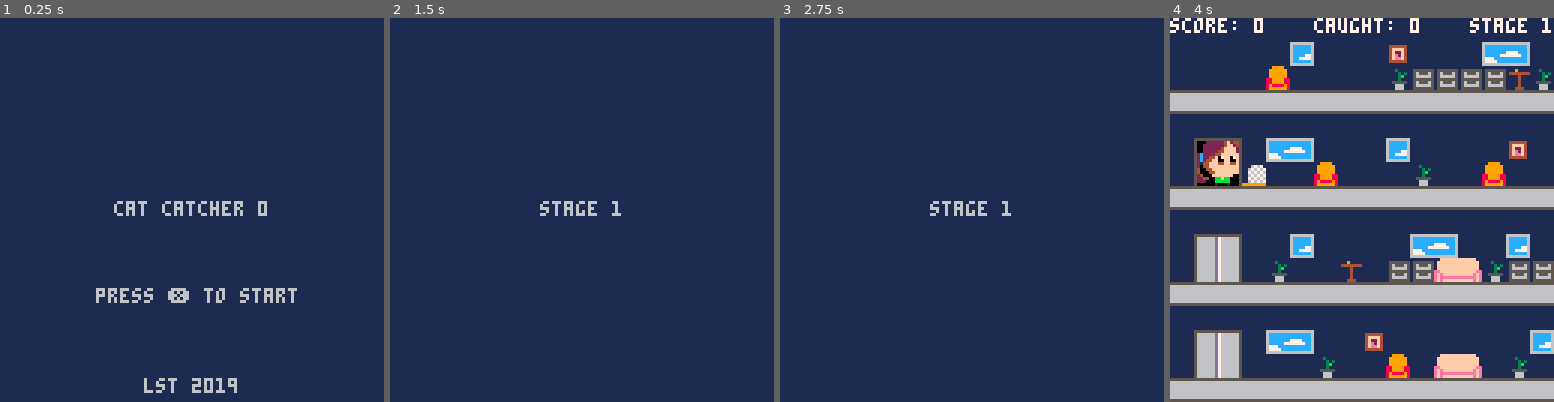
Above: before the commit, frames 1-4 (left to right).
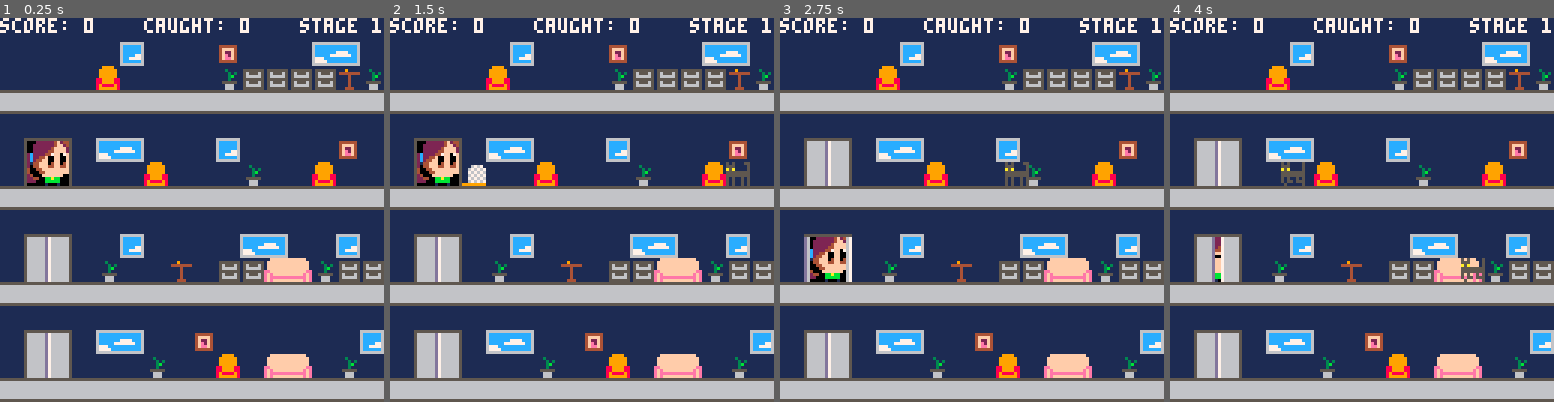
Above: after the commit, the same moments.

Repository: leonardost/cat-catcher-0
Game: PICO-8 cartridge cat_catcher_0.p8
Two runs of this game, one before a commit and one after it. Both use one fixed random seed, a clock stepped at 60 frames per second and the inputs below.
Inputs:
- Up to frame 1 (0.25 s): no input
- Up to frame 2 (1.5 s): tap O (Z key) at 0.33, 0.7, 1.43 s; tap X (X key) at 1.07 s
- Up to frame 3 (2.75 s): hold Left 1.97-2.37 s; tap X (X key) at 2.07, 2.4, 2.73 s; tap O (Z key) at 2.22 s; hold Down from 2.42 s (still down)
- Up to frame 4 (4 s): release Down at 2.82 s; hold Right 2.87-3.53 s; tap X (X key) at 3.07, 3.4, 3.73 s; tap O (Z key) at 3.1, 3.98 s; hold Up from 3.58 s (still down)

The runs differ from the first frame. In frame 1, 41% of the frame differs, in the area x 0-100%, y 0-100%; in frame 2, 43%; in frame 3, 43%; in frame 4, 2.4%.

Commit message:
Refactor cat actors code, create stage transition, start coding stage 2

Diff:
--- a/cat_catcher_0.p8
+++ b/cat_catcher_0.p8
@@ -47,7 +47,7 @@
   3 = stage clear
   4 = ending
   --]]
-  game_state = 0
+  game_state = 2
 
   girl = girl_actor(8, floor_base_y + 32 * current_floor)
   add(actors, girl)
@@ -62,7 +62,7 @@
     2 = big black
     3 = big brown
 				format:
-				{ cat_code, ticker, floor }
+				{ cat_code, tick, floor }
 				if floor == -1 then the floor
 				on which the cat will appear is
 				randomized
@@ -88,7 +88,27 @@
     { 0, 1020, 0 },
     { 0, 1050, 2 },
     { 0, 1080, 1 },
---    { 1, 820, 2 },
+  }
+  cat_generation[2] = {
+    { 0, 30, 0 },
+    { 0, 90, 2 },
+    { 0, 150, 1 },
+    { 0, 210, 1 },
+--    { 0, 210, 0 },
+--    { 0, 270, 1 },
+--    { 0, 330, 2 },
+--    { 0, 360, 1 },
+--    { 1, 430, 0 },
+--    { 1, 480, 0 },
+--    { 1, 500, 1 },
+--    { 1, 520, 2 },
+--    { 2, 540, 0 },
+--    { 1, 580, 1 },
+--    { 3, 700, 1 },
+--    { 2, 860, 2 },
+--    { 0, 1020, 0 },
+--    { 0, 1050, 2 },
+--    { 0, 1080, 1 },
   }
 
   -- cats used for testing
@@ -123,16 +143,19 @@
     end
     return
   elseif game_state == 1 then
+    -- stage introduction
   	 if t == 60 then
   	   game_state = 2
   	   t = 0
   	 end
 	   return
   elseif game_state == 3 then
+    -- stage clear
   	 if t == 60 then
   	   game_state = 1
-  	   stage = 1
   	   t = 0
+  	   caught_cats = 0
+      stage += 1
   	 end
   	 return
   end
@@ -304,7 +327,22 @@
     print("stage clear!", 40, 61)
   elseif game_state == 2 then
 
-		  map(0, 0, 0, 0, 16, 16)
+    if stage == 2 then
+      cls(2)
+    end
+		  map((stage - 1) * 16, 0, 0, 0, 16, 16)
+		  if stage == 2 then
+		    -- vine 1
+		    line(95, 88, 63, 120, 3)
+		    line(96, 88, 64, 120, 11)
+		    line(97, 88, 65, 120, 3)
+
+      -- vine 2
+		    line(71, 88, 39, 56, 3)
+		    line(72, 88, 40, 56, 11)
+		    line(73, 88, 41, 56, 3)
+		  end
+
 		  rectfill(girl.x + 1, girl.y + 1, girl.x + 15, girl.y + 15, 0)
 		  for gfx in all(actors) do
 		    if gfx.draw != nil then
@@ -323,76 +361,6 @@
 		  print("stage " .. stage, 100, 0, 7)
 
 		end
-end
-
--->8
-function sprite(w, h, sprites, transparent_color)
-  local w = w
-  local h = h
-  local sprites = sprites
-  local self = {}
-  local transparent_color = transparent_color
-
-  function self.draw(x, y)
-	   if transparent_color != nil then
-      palt(transparent_color, true)
-      palt(0, false)
-    end
-    for i = 0, h - 1 do
-	     for j = 0, w - 1 do
-	       spr(
-  	       sprites[i * w + j + 1],
-  	       x + j * 8,
-  	       y + i * 8
-  	     )
-  	   end
-  	 end
-    palt()
-  end
-
-  return self
-end
-
--->8
-function animation()
-  local sprites = {}
-  local durations = {}
-  local number_of_sprites = 0
-  local current_frame = 1
-  local ticks = 0
-  local finished_callback = nil
-
-  local self = {}
-  function self.add_frame(sprite, duration)
-    add(sprites, sprite)
-    add(durations, duration)
-    number_of_sprites += 1
-  end
-  function self.set_finished_callback(callback)
-    finished_callback = callback
-  end
-  function self.start()
-    ticks = 0
-    current_frame = 1
-  end
-  function self.update()
-    ticks += 1
-    if ticks >= durations[current_frame] then
-      current_frame += 1
-      if current_frame > number_of_sprites then
-        current_frame = 1
-        if finished_callback != nil then
-          finished_callback()
-        end
-      end
-      ticks = 0
-    end
-  end
-	 function self.draw(x, y)
-	   sprites[current_frame].draw(x, y)
-	 end
-
-  return self
 end
 
 -->8
@@ -520,6 +488,96 @@
 end
 
 -->8
+function sprite(w, h, sprites, transparent_color)
+  local w = w
+  local h = h
+  local sprites = sprites
+  local self = {}
+  local transparent_color = transparent_color
+
+  function self.draw(x, y)
+	   if transparent_color != nil then
+      palt(transparent_color, true)
+      palt(0, false)
+    end
+    for i = 0, h - 1 do
+	     for j = 0, w - 1 do
+	       spr(
+  	       sprites[i * w + j + 1],
+  	       x + j * 8,
+  	       y + i * 8
+  	     )
+  	   end
+  	 end
+    palt()
+  end
+
+  return self
+end
+
+function animation()
+  local sprites = {}
+  local durations = {}
+  local number_of_sprites = 0
+  local current_frame = 1
+  local ticks = 0
+  local finished_callback = nil
+
+  local self = {}
+  function self.add_frame(sprite, duration)
+    add(sprites, sprite)
+    add(durations, duration)
+    number_of_sprites += 1
+  end
+  function self.set_finished_callback(callback)
+    finished_callback = callback
+  end
+  function self.start()
+    ticks = 0
+    current_frame = 1
+  end
+  function self.update()
+    ticks += 1
+    if ticks >= durations[current_frame] then
+      current_frame += 1
+      if current_frame > number_of_sprites then
+        current_frame = 1
+        if finished_callback != nil then
+          finished_callback()
+        end
+      end
+      ticks = 0
+    end
+  end
+	 function self.draw(x, y)
+	   sprites[current_frame].draw(x, y)
+	 end
+
+  return self
+end
+
+function state(name, animation)
+  local self = {
+    name = name,
+    animation = animation
+  }
+
+  function self.set_finished_callback(callback)
+    animation.set_finished_callback(callback)
+  end
+  function self.start()
+    animation.start()
+  end
+  function self.update()
+    animation.update()
+  end
+  function self.draw(x, y)
+    animation.draw(x, y)
+  end
+
+  return self
+end
+
 function actor(x, y, states)
   local states = states
   local self = {
@@ -548,33 +606,10 @@
 end
 
 -->8
-function state(name, animation)
-  local self = {
-    name = name,
-    animation = animation
-  }
-
-  function self.set_finished_callback(callback)
-    animation.set_finished_callback(callback)
-  end
-  function self.start()
-    animation.start()
-  end
-  function self.update()
-    animation.update()
-  end
-  function self.draw(x, y)
-    animation.draw(x, y)
-  end
-
-  return self
-end
-
--->8
-function cat_actor(floor)
+function base_cat_actor(sprites, floor)
   local life = 1
-  local cat1 = sprite(1, 1, { 1 })
-  local cat2 = sprite(1, 1, { 2 })
+  local cat1 = sprites[1]
+  local cat2 = sprites[2]
   local animation = animation()
   animation.add_frame(cat1, 8)
   animation.add_frame(cat2, 8)
@@ -588,6 +623,30 @@
     { walking }
   )
 
+  function cat.caught()
+    life -= 1
+    if life == 0 then
+      sfx(8)
+      return true
+    end
+    return false
+  end
+
+  cat.is_cat = true
+  cat.floor = floor
+	 cat.is_vulnerable = true
+	 cat.value = 10
+
+  return cat
+end
+
+function cat_actor(floor)
+  local sprites = {
+    sprite(1, 1, { 1 }),
+    sprite(1, 1, { 2 }),
+  }
+  local cat = base_cat_actor(sprites, floor)
+
   function cat.update()
     cat.update_state()
     cat.x -= 1
@@ -596,39 +655,15 @@
     end
   end
 
-  function cat.caught()
-    life -= 1
-    if life == 0 then
-      sfx(8)
-      return true
-    end
-    return false
-  end
-
-  cat.is_cat = true
-  cat.floor = floor
-	 cat.is_vulnerable = true
-	 cat.value = 10
-
   return cat
 end
 
 function cat_actor2(floor)
-  local life = 1
-  local cat1 = sprite(1, 1, { 10 })
-  local cat2 = sprite(1, 1, { 11 })
-  local animation = animation()
-  animation.add_frame(cat1, 8)
-  animation.add_frame(cat2, 8)
-  local walking = state(
-  	 "walking",
-  	 animation
-  )
-  local cat = actor(
-    128,
-    floor_base_y + 8 + floor * 32,
-    { walking }
-  )
+  local sprites = {
+    sprite(1, 1, { 10 }),
+    sprite(1, 1, { 11 }),
+  }
+  local cat = base_cat_actor(sprites, floor)
 
   function cat.update()
     cat.update_state()
@@ -638,27 +673,15 @@
     end
   end
 
-  function cat.caught()
-    life -= 1
-    if life == 0 then
-      sfx(8)
-      return true
-    end
-    return false
-  end
-
-  cat.is_cat = true
-  cat.floor = floor
-  cat.is_vulnerable = true
-  cat.value = 10
+  cat.value = 30
 
   return cat
 end
 
-function bigcat_actor(floor)
+function base_bigcat_actor(sprites, floor)
   local life = 3
-  local cat1 = sprite(2, 2, { 16, 17, 32, 33 })
-  local cat2 = sprite(2, 2, { 18, 19, 34, 35 })
+  local cat1 = sprites[1]
+  local cat2 = sprites[2]
   local animation_walk = animation()
   animation_walk.add_frame(cat1, 8)
   animation_walk.add_frame(cat2, 8)
@@ -667,7 +690,7 @@
   	 animation_walk
   )
 
-  local stun1 = sprite(2, 2, { 98, 99, 114, 115 })
+  local stun1 = sprites[3]
   local animation_stunned = animation()
   animation_stunned.add_frame(stun1, 30)
   local stunned = state(
@@ -720,69 +743,25 @@
   return bigcat
 end
 
+function bigcat_actor(floor)
+  local sprites = {
+    -- walking
+    sprite(2, 2, { 16, 17, 32, 33 }),
+    sprite(2, 2, { 18, 19, 34, 35 }),
+    -- stunned
+    sprite(2, 2, { 98, 99, 114, 115 }),
+  }
+  local bigcat = base_bigcat_actor(sprites, floor)
+  return bigcat
+end
+
 function bigcat_actor2(floor)
-  local life = 3
-
-  local cat1 = sprite(2, 2, { 64, 65, 80, 81 })
-  local cat2 = sprite(2, 2, { 66, 67, 82, 83 })
-  local animation_walk = animation()
-  animation_walk.add_frame(cat1, 8)
-  animation_walk.add_frame(cat2, 8)
-  local walking = state(
-  	 "walking",
-  	 animation_walk
-  )
-
-  local stun1 = sprite(2, 2, { 100, 101, 116, 117 })
-  local animation_stunned = animation()
-  animation_stunned.add_frame(stun1, 30)
-  local stunned = state(
-    "stunned",
-    animation_stunned
-  )
-
-  local bigcat = actor(
-    128,
-    floor_base_y + floor * 32,
-    { walking, stunned }
-  )
-
-  stunned.set_finished_callback(function()
-    bigcat.change_to_state(1)
-    bigcat.is_vulnerable = true
-  end)
-
-  function bigcat.update()
-    bigcat.update_state()
-
-    if bigcat.current_state == 1 then
-		    bigcat.x -= 1
-		    if bigcat.x < -16 then
-		      bigcat.x = 128
-		    end
-		  elseif bigcat.current_state == 2 then
-		    -- stunned
-		    bigcat.x += 1
-      -- todo: implement bumps with gravity
-    end
-  end
-
-  function bigcat.caught()
-    life -= 1
-    bigcat.change_to_state(2)
-    bigcat.is_vulnerable = false
-    if life == 0 then
-      sfx(8)
-      return true
-    end
-    return false
-  end
-
-  bigcat.is_cat = true
-  bigcat.floor = floor
-  bigcat.is_vulnerable = true
-  bigcat.value = 50
-
+  local sprites = {
+    sprite(2, 2, { 64, 65, 80, 81 }),
+    sprite(2, 2, { 66, 67, 82, 83 }),
+    sprite(2, 2, { 100, 101, 116, 117 }),
+  }
+  local bigcat = base_bigcat_actor(sprites, floor)
   return bigcat
 end
 
@@ -926,11 +905,11 @@
 77000077074000740000007704470077110000110d1000d1000000dd011d00ddefeffffffffffefe05555500000000000b0044000bbbbb000000000000000000
 5555555000000005500000050000000070000007000000005555555555555555000000000000000033333333333333330000ff000000000000000000b0000000
 5600006500000005550000550000665544000044000077445666666d7666666500000055555550003b33b3bbb33bb3bb0000440000000000000008000b000000
-5060060500000005555005550000655544400444000074445666666d766666650000055775775500bbbbbbbbbbbbbbbb00004400000000000000b00000b00003
-5006700500000005555555550000005544444444000000445666666d766666650055557775777500bbbbbbbbbb3bb9ab0000ff0000000300000b0000000b00b0
+5060060500000005555005550000655544400444000074445666666d766666650000055775775500bbbbbb4bbbbbbbbb00004400000000000000b00000b00003
+5006700500000005555555550000005544444444000000445666666d7666666500555577757775004bbbbbbbbb3bb9ab0000ff0000000300000b0000000b00b0
 5006600500000005555555550000005544444444000000445666666d766666650557757775777500bbbb3bbbbbb3b3bb000044000300b000000b0300000b0b00
 50600605000000055a5555a5500000554a4444a4400000445666666d766666650577755775775550b3bbbbbbbbab3bbb0000440000b0b0000003b030bb03b000
-560000650000000555a55a555555555544a44a44447474445666666d766666650577755555555755bbbbbbbbbbbb3bbb0000ff00000b00000030b00000bbb3bb
+560000650000000555a55a555555555544a44a44447474445666666d766666650577755555555755bbbbb3bbbbbb3bbb0000ff00000b00000030b00000bbb3bb
 0555555500000005555e55555555555544494444444747445666666d766666650557555777557775bbbbbb3bbbb3bbbb00004400000b00000000b00000033000
 5000000055555550655555666555555574444477744444445666666d7666666500005577777557750000000000000000000000b3000000000000000000000000
 5000000056000065555555555555555544444444444444445666666d766666650005577777775555000000000000000000000b33000000000000000000000000
@@ -1084,8 +1063,8 @@
 007677004b00004a00494958594b4949007677006e6d000000006c00006c6e00000000000000000000000000000000000000000000000000000000000000000000000000000000000000000000000000000000000000000000000000000000000000000000000000000000000000000000000000000000000000000000000000
 060606060606060606060606060606066a6a6a6a6a6b6a6a6a6a6a6b6a6a6a6a000000000000000000000000000000000000000000000000000000000000000000000000000000000000000000000000000000000000000000000000000000000000000000000000000000000000000000000000000000000000000000000000
 0000000000000000000000000000000000000000000000000000000000000000000000000000000000000000000000000000000000000000000000000000000000000000000000000000000000000000000000000000000000000000000000000000000000000000000000000000000000000000000000000000000000000000
-006667004d4e00004f0000000000004c006667000000005c0000000000000000000000000000000000000000000000000000000000000000000000000000000000000000000000000000000000000000000000000000000000000000000000000000000000000000000000000000000000000000000000000000000000000000
-0076770000004b000048005859004b00007677000000006c00006d00006f006e000000000000000000000000000000000000000000000000000000000000000000000000000000000000000000000000000000000000000000000000000000000000000000000000000000000000000000000000000000000000000000000000
+006667004d4e00004f0000000000004c0066670000005c000000000000000000000000000000000000000000000000000000000000000000000000000000000000000000000000000000000000000000000000000000000000000000000000000000000000000000000000000000000000000000000000000000000000000000
+0076770000004b000048005859004b000076770000006c0000006d00006f006e000000000000000000000000000000000000000000000000000000000000000000000000000000000000000000000000000000000000000000000000000000000000000000000000000000000000000000000000000000000000000000000000
 060606060606060606060606060606066b6a6a6a6a6a6a6a6b6a6a6a6a6b6a6a000000000000000000000000000000000000000000000000000000000000000000000000000000000000000000000000000000000000000000000000000000000000000000000000000000000000000000000000000000000000000000000000
 
 
